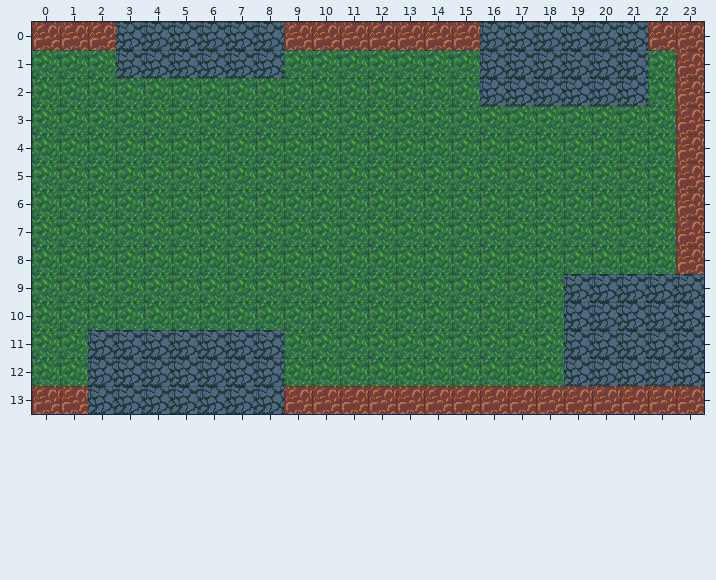
A Tiled map (JSON) gets an edit: src/map/at_1_1.json. Above is the file before it was changed.
Cells are 32x32 px. Shown: x 0..23, y 0..13.
The same view after the edit:
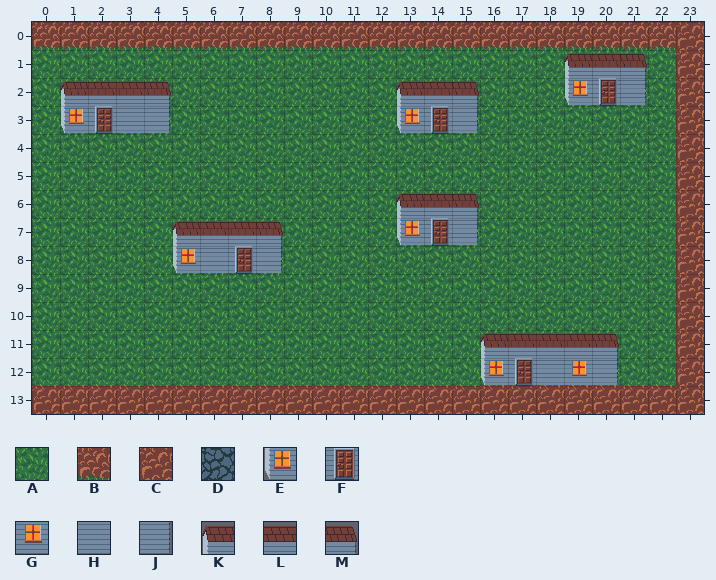
Key: from "temp_tiles": A 1, B 2, C 3, D 5, E 8, F 9, G 10, H 11, J 12, K 13, L 14, M 15.
_ is an empty cell.
Tiles of an added or newly shown layer are drawn over the layers below it.
From the commit log: town tile map
The edit:
Layer "Tile Layer 1":
y 0: x 0..22 CCCDDDDDDCCCCCCCDDDDDDC -> BBBBBBBBBBBBBBBBBBBBBBB
y 1: x 3..8 DDDDDD -> AAAAAA; x 16..21 DDDDDD -> AAAAAA
y 2: x 16..21 DDDDDD -> AAAAAA
y 9..10: x 19..23 DDDDD -> AAAAC
y 11..12: x 2..8 DDDDDDD -> AAAAAAA; x 19..23 DDDDD -> AAAAC
y 13: x 2..8 DDDDDDD -> CCCCCCC
Layer "Layer2" (added):
y 1: x 19..21 ___ -> KLM
y 2: x 1..4 ____ -> KLLM; x 13..15 ___ -> KLM; x 19..21 ___ -> EFJ
y 3: x 1..4 ____ -> EFHJ; x 13..15 ___ -> EFJ
y 6: x 13..15 ___ -> KLM
y 7: x 5..8 ____ -> KLLM; x 13..15 ___ -> EFJ
y 8: x 5..8 ____ -> EHFJ
y 11: x 16..20 _____ -> KLLLM
y 12: x 16..20 _____ -> EFHGJ
Where, in picture pixels (left, top, right, bottom), the same in both pictures:
changed: (32, 22, 676, 134)
added: (396, 193, 479, 246)
added: (172, 221, 283, 274)
changed: (480, 274, 704, 386)
changed: (88, 330, 284, 414)
